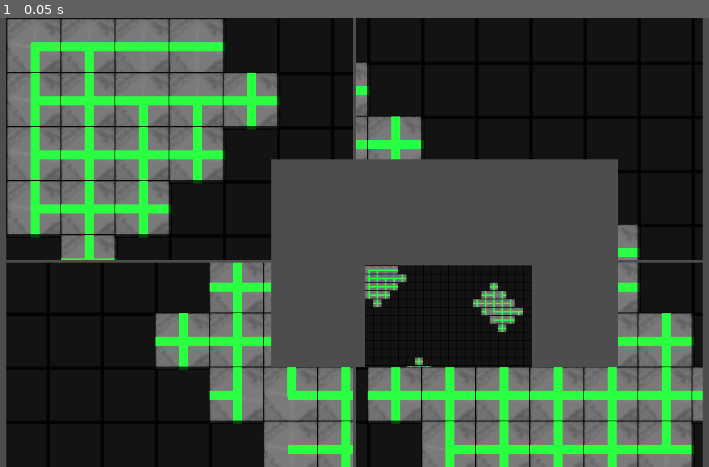
Above: before the commit, frame 1.
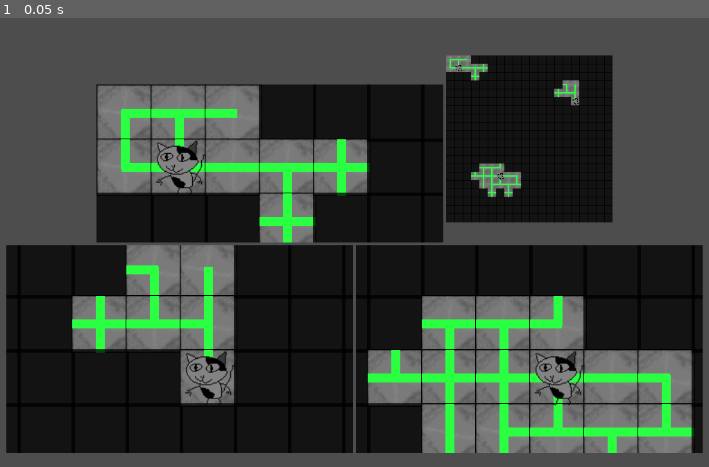
Above: after the commit, the same moment.

Repository: emrysshevek/gameganggame
Game: Godot game, scene res://scenes/origin_viewport.tscn
The game is run twice, just before and just after one commit, with the same random seed, the same clock (stepped at 60 frames per second) and the same inputs. This scene is started directly instead of the project's main scene.
Inputs:
- Up to frame 1 (0.05 s): no input

The runs differ from the first frame. In frame 1, 64% of the frame differs, in the area x 0-100%, y 0-100%.

Commit message:
progress on viewports
getting the viewport sizing and placement working better. more to be done

Diff:
--- a/entities/character_sprite.gd
+++ b/entities/character_sprite.gd
@@ -9,5 +9,5 @@
 	position = coords
 
 func set_sprite():
-	texture = _sprite_texture
+	texture = load("res://art/test_cat.png")
 #endregion
--- a/entities/character_sprite.tscn
+++ b/entities/character_sprite.tscn
@@ -3,4 +3,5 @@
 [ext_resource type="Script" uid="uid://c74ipaoogsrvg" path="res://entities/character_sprite.gd" id="1_wqaic"]
 
 [node name="CharacterSprite" type="Sprite2D" unique_id=85664507]
+centered = false
 script = ExtResource("1_wqaic")
--- a/scenes/origin_viewport.gd
+++ b/scenes/origin_viewport.gd
@@ -14,25 +14,27 @@
 @onready var _minimap_zoom:Vector2 = Vector2(0.2,0.2)
 @onready var _minimap_size:Vector2 = Vector2(200,200)
 var _player_view_zoom:Vector2 = Vector2(1.3,1.3)
-var _minimap_coord_1p:Vector2# = Vector2(DisplayServer.window_get_size().x - _minimap_size.x/2, 0)
-var _minimap_coord_2p:Vector2# = Vector2(DisplayServer.window_get_size().x - _minimap_size.x/2, (DisplayServer.window_get_size().y / 2) - _minimap_size.y/2)
-var _minimap_coord_4p:Vector2# = Vector2((DisplayServer.window_get_size().x / 2) - _minimap_size.x/2, (DisplayServer.window_get_size().y / 2) - _minimap_size.y/2)
+var _minimap_coord_1p:Vector2
+var _minimap_coord_2p:Vector2
+var _minimap_coord_4p:Vector2
 var _camera_limits:Dictionary[String,int]
 @onready var _testing_tile_size:Vector2 = Vector2(60,60)
+@onready var _player_viewport_size:Vector2 = Vector2(500,300)
 var number_of_players:int
 var character_sprites:Array
 #endregion
 
 #region methods
 func _ready() -> void:
+	#moving origin viewport container and its children out of the regular viewable screen space so it doesn't peek through
+	$OriginViewportContainer.position.y = -1 * (grid_man.map_height * _testing_tile_size.y)
 	_viewport_organizer_vertical = $VertViewportOrganizer
 	_viewport_organizer_top_horizontal = $VertViewportOrganizer/TopHorViewportOrganizer
 	_viewport_organizer_bottom_horizontal = $VertViewportOrganizer/BotHorViewportOrganizer
 	_camera_limits["Left"] = 0
-	_camera_limits["Top"] = 0
-	_camera_limits["Right"] = 1000
-	_camera_limits["Bottom"] = 1000
-	grid_man.generate_map(0)
+	_camera_limits["Top"] = -1 * (grid_man.map_height * _testing_tile_size.y)
+	_camera_limits["Right"] = (grid_man.map_width * _testing_tile_size.x)
+	_camera_limits["Bottom"] = (grid_man.map_height * _testing_tile_size.y)
 	_minimap_size = Vector2(((grid_man.map_width * _testing_tile_size.x) * _minimap_zoom.x), ((grid_man.map_height * _testing_tile_size.y) * _minimap_zoom.y))
 	_minimap_coord_1p = Vector2(DisplayServer.window_get_size().x - _minimap_size.x/2, 0)
 	_minimap_coord_2p = Vector2(DisplayServer.window_get_size().x - _minimap_size.x/2, (DisplayServer.window_get_size().y / 2) - _minimap_size.y/2)
@@ -41,41 +43,47 @@
 	setup_player_testing()
 
 func setup_viewports(players:Array):
-	number_of_players = players.size()
+	number_of_players = 3
+	#1 player drawing minimap off side
+	#2 players drawing minimap off side
+	#3 minimap sizing + placement
 	#viewport_containers[viewport_names.origin].size = Vector2(((grid_man.map_width * _testing_tile_size.x) * _minimap_zoom.x), ((grid_man.map_height * _testing_tile_size.y) * _minimap_zoom.y))
 	#setting up the minimap viewport
 	var minimap_viewport = player_viewport.instantiate()
 	add_child(minimap_viewport)
 	minimap_viewport.set_viewport_world(_world)
-	minimap_viewport.set_size(_minimap_size)
+	minimap_viewport.set_bounds(_minimap_size)
 	minimap_viewport.set_zoom(_minimap_zoom)
+	var minimap_camera_center_position = Vector2((grid_man.map_width * _testing_tile_size.x) / 2, ( (grid_man.map_height * _testing_tile_size.y)) / 2)
+	minimap_viewport.move_camera(minimap_camera_center_position)
 	_player_sub_viewports[viewport_names.minimap] = minimap_viewport
 	##adding viewports to the containers and making containers visible
 	var player_viewport_names = [viewport_names.p1, viewport_names.p2, viewport_names.p3, viewport_names.p4]
-	for each_num in players.size():
+	for each_num in number_of_players:
 		var new_player_viewport = player_viewport.instantiate()
 		_player_sub_viewports[player_viewport_names[each_num]] = new_player_viewport
 		var new_character_sprite = character_sprite.instantiate()
 		new_character_sprite.set_sprite()
 		grid_man.add_child(new_character_sprite)
 		character_sprites.append(new_character_sprite)
-	if players.size() == 1:
+	if number_of_players == 1:
 		_viewport_organizer_vertical.add_child(_player_sub_viewports[viewport_names.p1])
 		_player_sub_viewports[viewport_names.minimap].global_position = _minimap_coord_1p
-	elif players.size() == 2:
+	elif number_of_players == 2:
 		_viewport_organizer_top_horizontal.visible = true
 		_viewport_organizer_bottom_horizontal.visible = true
 		_viewport_organizer_top_horizontal.add_child(_player_sub_viewports[viewport_names.p1])
 		_viewport_organizer_bottom_horizontal.add_child(_player_sub_viewports[viewport_names.p2])
 		_player_sub_viewports[viewport_names.minimap].global_position = _minimap_coord_2p
-	elif players.size() == 3:
+	elif number_of_players == 3:
 		_viewport_organizer_top_horizontal.visible = true
 		_viewport_organizer_bottom_horizontal.visible = true
 		_viewport_organizer_top_horizontal.add_child(_player_sub_viewports[viewport_names.p1])
 		_viewport_organizer_bottom_horizontal.add_child(_player_sub_viewports[viewport_names.p2])
 		_viewport_organizer_bottom_horizontal.add_child(_player_sub_viewports[viewport_names.p3])
-		_viewport_organizer_top_horizontal.add_child(_player_sub_viewports[viewport_names.minimap])
-	elif players.size() == 4:
+		_player_sub_viewports[viewport_names.minimap].reparent(_viewport_organizer_top_horizontal)
+		#_viewport_organizer_top_horizontal.add_child(_player_sub_viewports[viewport_names.minimap])
+	elif number_of_players == 4:
 		_viewport_organizer_top_horizontal.visible = true
 		_viewport_organizer_bottom_horizontal.visible = true
 		_viewport_organizer_top_horizontal.add_child(_player_sub_viewports[viewport_names.p1])
@@ -88,9 +96,13 @@
 		assert(false)
 	#making camera/viewport changes after they're in the scene
 	for each_num in number_of_players:
+		_player_sub_viewports[player_viewport_names[each_num]].set_bounds(_player_viewport_size)
 		_player_sub_viewports[player_viewport_names[each_num]].set_viewport_world(_world)
 		_player_sub_viewports[player_viewport_names[each_num]].set_zoom(_player_view_zoom)
 		_player_sub_viewports[player_viewport_names[each_num]].set_camera_limits(_camera_limits["Left"], _camera_limits["Top"], _camera_limits["Right"], _camera_limits["Bottom"])
+	#_viewport_organizer_vertical.reset_size()
+	#_viewport_organizer_top_horizontal.reset_size()
+	#_viewport_organizer_bottom_horizontal.reset_size()
 
 #region testing methods
 
--- a/scenes/origin_viewport.tscn
+++ b/scenes/origin_viewport.tscn
@@ -7,15 +7,15 @@
 script = ExtResource("1_ixokh")
 
 [node name="OriginViewportContainer" type="SubViewportContainer" parent="." unique_id=415882657]
-offset_top = -230.0
-offset_right = 161.0
+offset_top = -1046.0
+offset_right = 834.0
 offset_bottom = -4.0
 stretch = true
 
 [node name="OriginViewport" type="SubViewport" parent="OriginViewportContainer" unique_id=1659745886]
 disable_3d = true
 handle_input_locally = false
-size = Vector2i(161, 226)
+size = Vector2i(834, 1042)
 render_target_update_mode = 4
 
 [node name="GridManager" parent="OriginViewportContainer/OriginViewport" unique_id=1720207153 instance=ExtResource("2_o0rck")]
@@ -29,7 +29,6 @@
 visible = false
 layout_mode = 2
 size_flags_horizontal = 3
-size_flags_vertical = 3
 alignment = 1
 
 [node name="BotHorViewportOrganizer" type="HBoxContainer" parent="VertViewportOrganizer" unique_id=1891703897]
--- a/scenes/player_subviewport.gd
+++ b/scenes/player_subviewport.gd
@@ -19,5 +19,9 @@
 	camera.limit_bottom = bottom
 
 func move_camera(coords:Vector2):
-	camera.position = coords
+	camera.global_position = coords
+
+func set_bounds(bounds:Vector2):
+	custom_minimum_size = bounds
+	size = bounds
 #endregion
--- a/scenes/player_subviewport.tscn
+++ b/scenes/player_subviewport.tscn
@@ -3,17 +3,14 @@
 [ext_resource type="Script" uid="uid://dv4h7scl85k7d" path="res://scenes/player_subviewport.gd" id="1_u10n8"]
 
 [node name="PlayerSubViewportContainer" type="SubViewportContainer" unique_id=456104485]
-custom_minimum_size = Vector2(500, 300)
-offset_right = 500.0
-offset_bottom = 300.0
 stretch = true
 script = ExtResource("1_u10n8")
 
 [node name="PlayerSubViewport" type="SubViewport" parent="." unique_id=634398456]
 disable_3d = true
 handle_input_locally = false
-size = Vector2i(500, 300)
+size = Vector2i(2, 2)
 render_target_update_mode = 4
 
 [node name="PlayerCamera" type="Camera2D" parent="PlayerSubViewport" unique_id=861333128]
-position = Vector2(576, -17)
+editor_draw_limits = true
